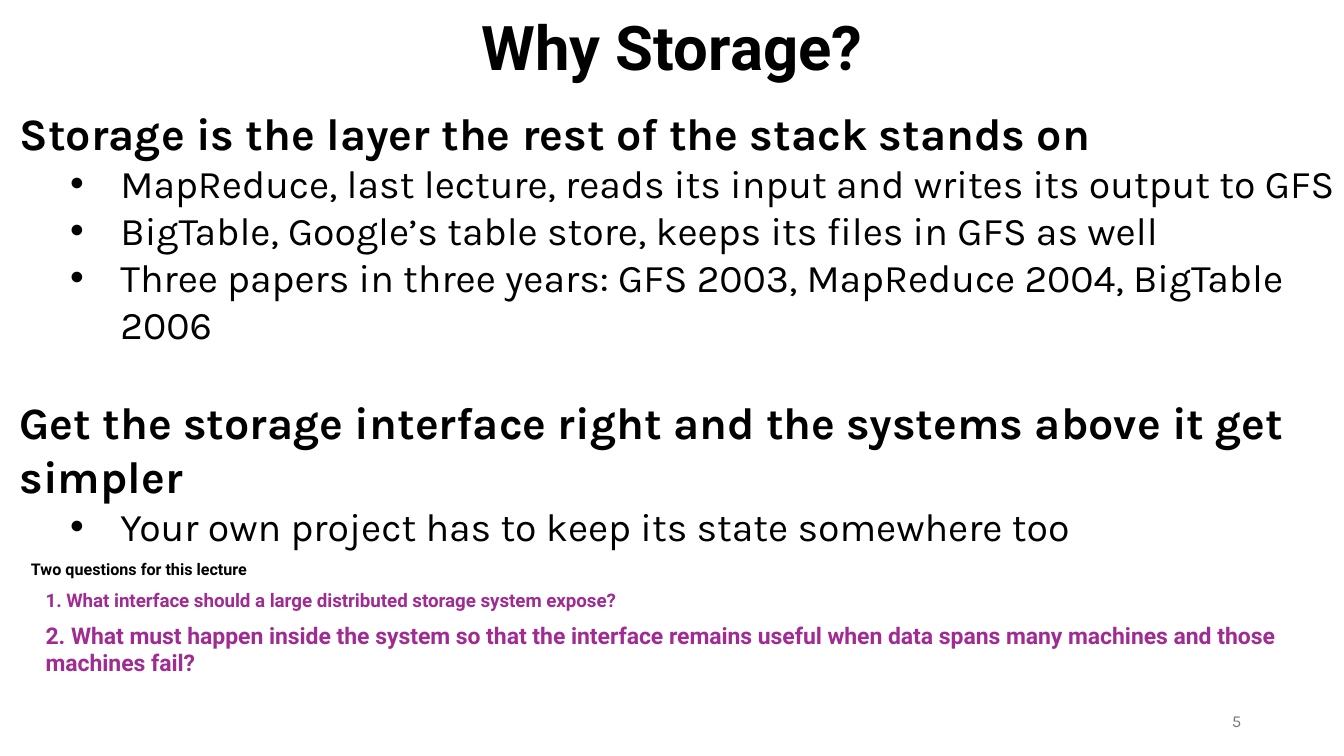
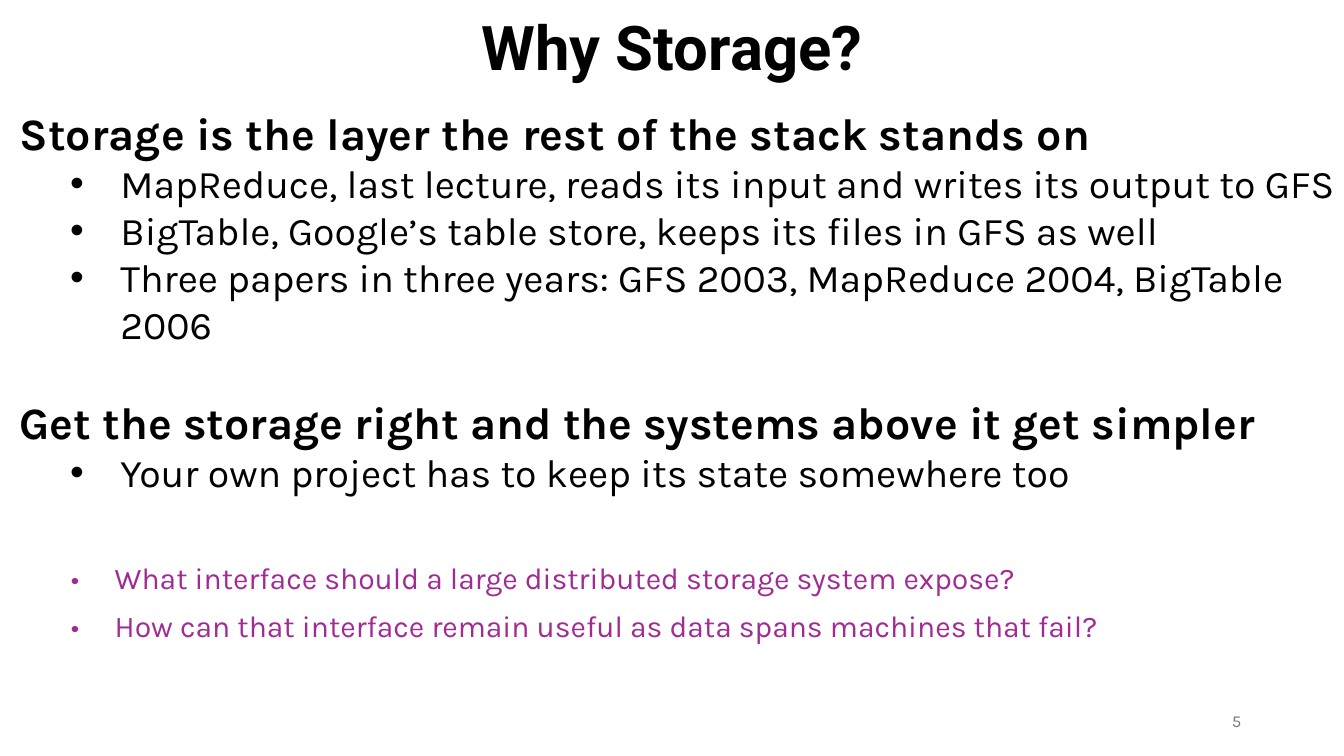
Before and after one commit to ec528/ec528.github.io, a slide deck: slide 5 of slides/fall26/4-gfs.pptx. Drawn at 1344x756 pixels with LibreOffice and Linux fonts; fonts in the diff are those of the drawing. Boxes give left, top, right and bottom in pixels: in the first picture for what was removed or moved away, otherwise in the second. Text is boxed around its words. In the diff, an @@ line names an element or a change of style, - is before the commit and + after.

Commit message:
Align GFS lecture questions with slide text

```diff
--- a/slides/fall26/4-gfs.pptx
+++ b/slides/fall26/4-gfs.pptx
@@ text at <box>20,407,1255,450</box>: text changed @@
-Get the storage interface right and the systems above it get simpler
+Get the storage right and the systems above it get simpler
@@ text removed at <box>31,562,247,579</box> @@
-Two questions for this lecture
@@ text at <box>115,568,1015,596</box>: text changed; size 13.4 to 21.5 pt; font Roboto to Karla; bold off @@
-1. What interface should a large distributed storage system expose?
+• What interface should a large distributed storage system expose?
@@ text at <box>115,616,1097,644</box>: text changed; size 16.4 to 21.5 pt; font Roboto to Karla; bold off @@
-2. What must happen inside the system so that the interface remains useful when data spans many machines and those machines fail?
+• How can that interface remain useful as data spans machines that fail?
```
